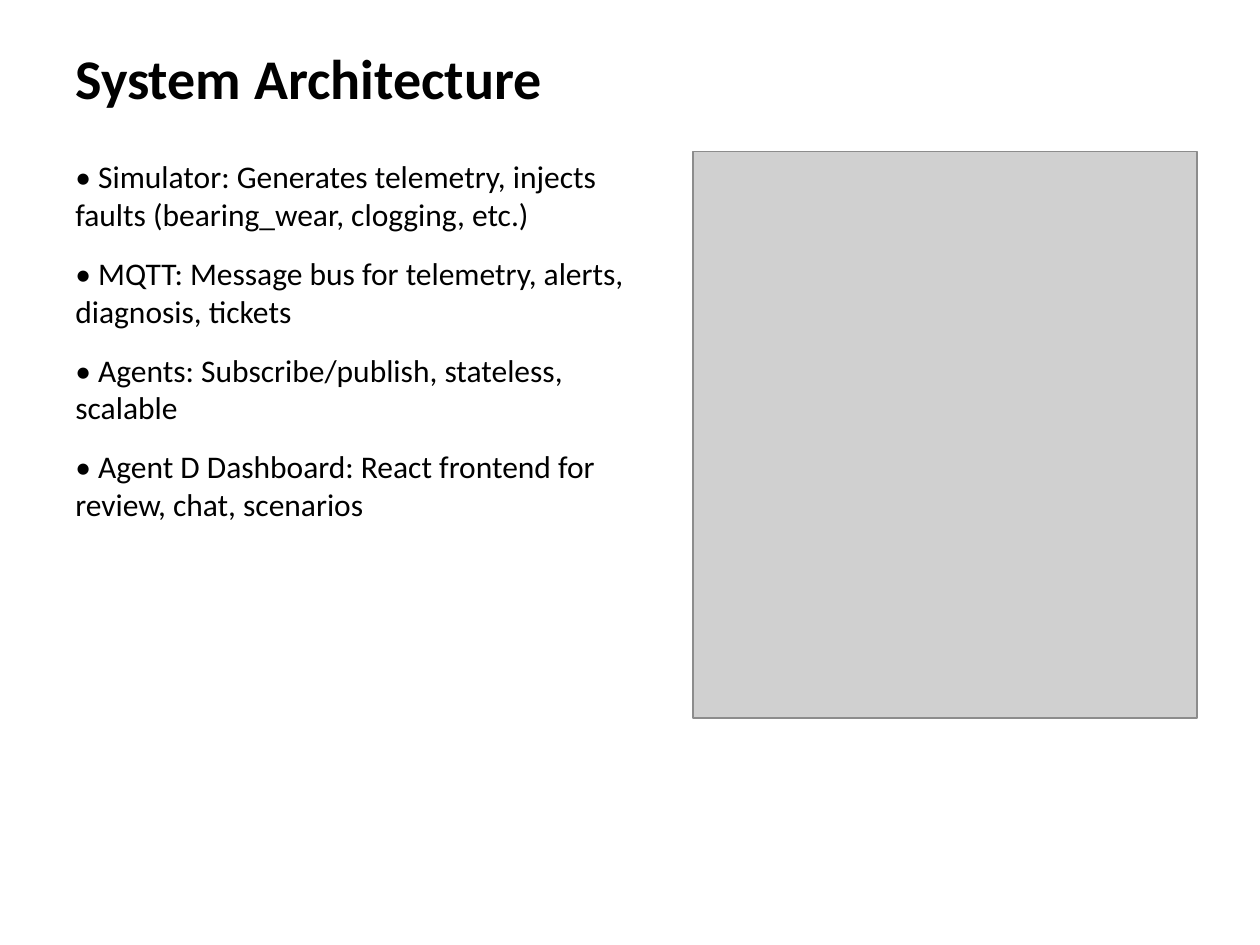
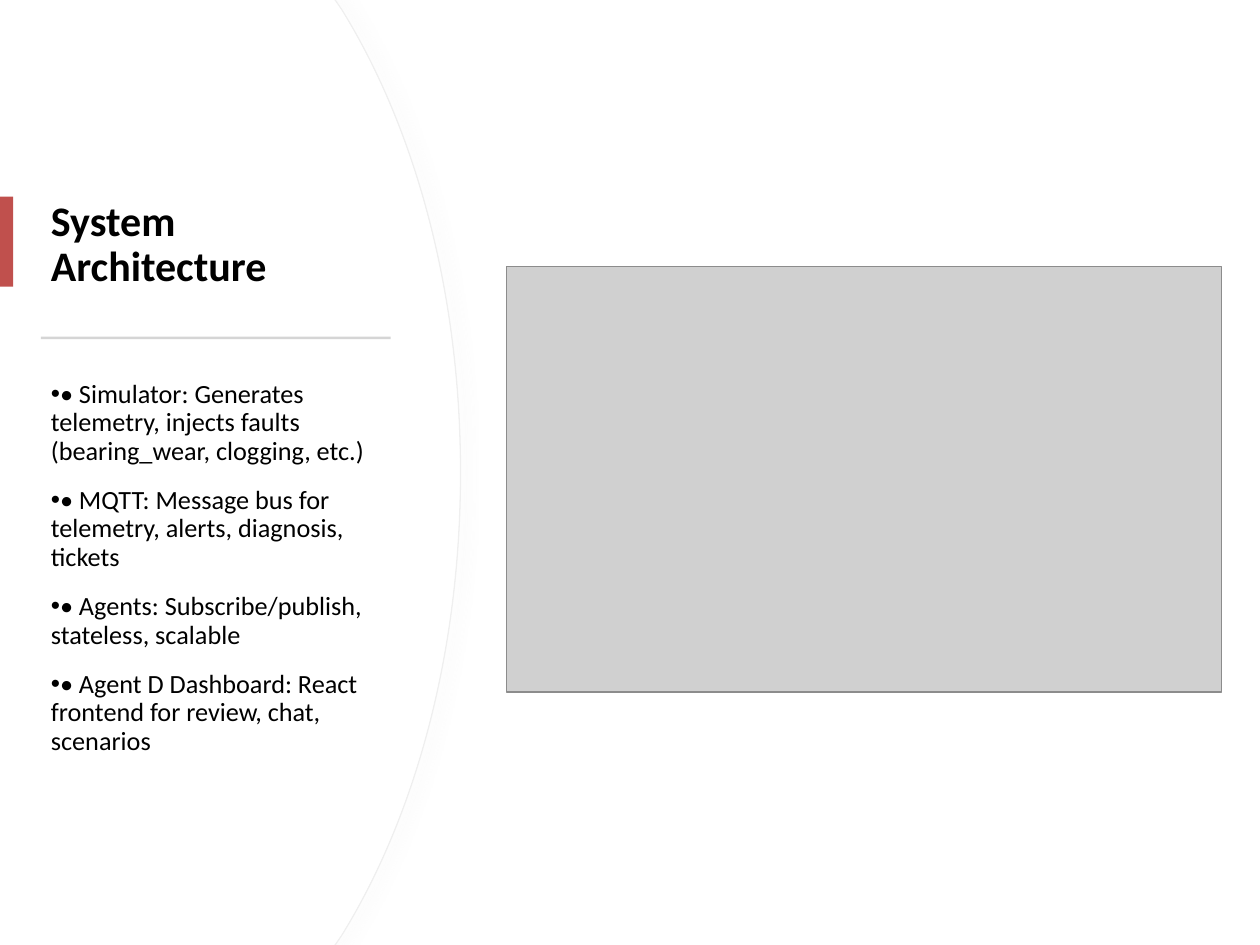
Before and after one commit to Haoj1/Powerplant-Multi-Agent, a slide deck: slide 9 of docs/Multi-Agent_Powerplant_Project.pptx. Drawn at 1260x945 pixels with LibreOffice and Linux fonts; fonts in the diff are those of the drawing; grey boxes stand for pictures. Boxes give left, top, right and bottom in pixels: in the first picture for what was removed or moved away, otherwise in the second. Text is boxed around its words. In the diff, an @@ line names an element or a change of style, - is before the commit and + after.

```diff
--- a/docs/Multi-Agent_Powerplant_Project.pptx
+++ b/docs/Multi-Agent_Powerplant_Project.pptx
@@ freeform shape added at bbox=[0, 0, 460, 945], fill #FFFFFF, outline #EFEFEF 0.75 pt @@
@@ freeform shape added at bbox=[0, 0, 460, 945], fill #FFFFFF @@
@@ text "System Architecture": place and size @@
-text "System Architecture" at bbox=[75, 59, 541, 108]
+text "System Architecture" at bbox=[51, 208, 266, 282]
@@ text "System Architecture" at bbox=[51, 208, 266, 282]: size 32 to 24 pt; line spacing 1 to 0.9; more space between paragraphs; vertical alignment top to middle @@
@@ rectangle added at bbox=[0, 197, 13, 287], fill #C0504D @@
@@ picture: place and size @@
-picture at bbox=[693, 151, 1197, 718]
+picture at bbox=[507, 267, 1222, 693]
@@ rectangle added at bbox=[40, 336, 389, 339], fill #D5D5D5 @@
@@ text "• Simulator: Generates telemetry, injects ...": place and size @@
-text "• Simulator: Generates telemetry, injects ..." at bbox=[75, 166, 624, 520]
+text "• Simulator: Generates telemetry, injects ..." at bbox=[51, 384, 364, 751]
@@ text "• Simulator: Generates telemetry, injects ..." at bbox=[51, 384, 364, 751]: size 18 to 15 pt; bullet none to •; line spacing 1 to 0.9 @@
```
Also in this commit, not shown: 24 other slides changed, 5 slides added, 2 slides removed.
